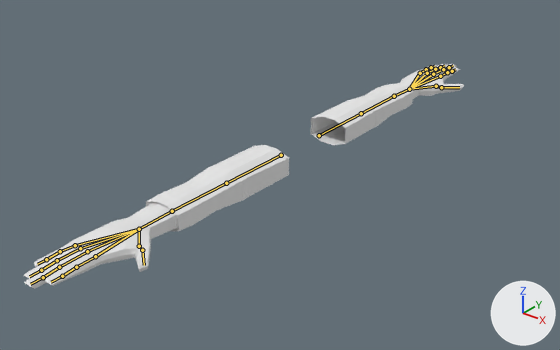
One commit to the Blender file GameResources/Meshes/PlayerArms/Player_Arms.blend: the scene before it, then after it.
Before and after are seen from a 50 mm camera at (8.22, -10.91, 5.98) aimed at (0.36, -1.08, -0.12). Arrows for +X, +Y and +Z are at lower right; the lights stay in place. The bones that bend it are drawn over the model as lines.
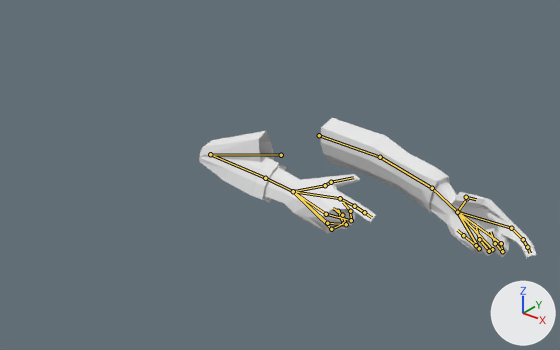
The newer file adds an action. The first version stands in its rest pose; the second is drawn at frame 1 of the action 'M14_Shot'.

Boxes (x1, y1, x2, y2) around the edits, measured in the pictures (560 x 350 px):
'Cube.001', posed (33% narrower, 28% shorter)
    before: (24, 145, 289, 289)
    after: (199, 131, 376, 234)
'Cube.002', posed (41% wider, 73% taller)
    before: (311, 64, 464, 145)
    after: (321, 118, 537, 259)
bone 'UpperArm.R', root to tip
    before: (281, 155) to (226, 183)
    after: (281, 155) to (210, 154)
bone 'LowArm.R', root to tip
    before: (226, 183) to (172, 211)
    after: (210, 154) to (265, 178)
bone 'Wrist.R', root to tip
    before: (172, 211) to (139, 229)
    after: (265, 178) to (293, 191)
bone 'Little1.R', root to tip
    before: (139, 229) to (75, 245)
    after: (293, 191) to (331, 229)
bone 'Little2.R', root to tip
    before: (75, 245) to (60, 251)
    after: (331, 229) to (343, 223)
bone 'Ring1.R', root to tip
    before: (139, 229) to (80, 248)
    after: (293, 191) to (327, 223)
bone 'Ring2.R', root to tip
    before: (80, 248) to (57, 260)
    after: (327, 223) to (346, 224)
bone 'Middle1.R', root to tip
    before: (139, 229) to (87, 251)
    after: (293, 191) to (326, 214)
bone 'Middle2.R', root to tip
    before: (87, 251) to (59, 267)
    after: (326, 214) to (351, 220)
bone 'Index2.R', root to tip
    before: (95, 256) to (76, 267)
    after: (340, 198) to (354, 206)
bone 'Thumb1.R', root to tip
    before: (139, 229) to (139, 246)
    after: (293, 191) to (325, 185)
bone 'UpperArm.L', root to tip
    before: (319, 135) to (361, 113)
    after: (319, 135) to (380, 157)
bone 'LowArm.L', root to tip
    before: (361, 113) to (394, 96)
    after: (380, 157) to (432, 188)
bone 'Wrist.L', root to tip
    before: (394, 96) to (409, 89)
    after: (432, 188) to (457, 212)
bone 'Little1.L', root to tip
    before: (409, 89) to (420, 73)
    after: (457, 212) to (479, 248)
bone 'Little2.L', root to tip
    before: (420, 73) to (426, 69)
    after: (479, 248) to (476, 245)
bone 'Ring1.L', root to tip
    before: (409, 89) to (427, 73)
    after: (457, 212) to (492, 249)
bone 'Ring2.L', root to tip
    before: (427, 73) to (435, 69)
    after: (492, 249) to (489, 251)
bone 'Middle1.L', root to tip
    before: (409, 89) to (433, 74)
    after: (457, 212) to (501, 243)
bone 'Middle2.L', root to tip
    before: (433, 74) to (443, 69)
    after: (501, 243) to (502, 251)
bone 'Index1.L', root to tip
    before: (409, 89) to (440, 76)
    after: (457, 212) to (511, 228)
bone 'Index2.L', root to tip
    before: (440, 76) to (447, 72)
    after: (511, 228) to (523, 239)
bone 'Thumb1.L', root to tip
    before: (409, 89) to (436, 86)
    after: (457, 212) to (467, 198)
bone 'Thumb2.L', root to tip
    before: (436, 86) to (441, 87)
    after: (467, 198) to (466, 197)

The edits, one by one:
Bone 'UpperArm.R' (bone_upperarm_r) turns from (0, 0, 0) to (-82, -17, 95) degrees about its own x, y and z.
Bone 'LowArm.R' (bone_lowarm_r) turns from (0, 0, 0) to (160, 41, 1) degrees about its own x, y and z.
Bone 'Wrist.R' (bone_wrist_r) turns from (0, 0, 0) to (-1, -1, -11) degrees about its own x, y and z.
Bone 'Little1.R' (bone_little1_r) turns from (0, 0, 0) to (-1, 0, 13) degrees about its own x, y and z.
Bone 'Little2.R' (bone_little2_r) turns from (0, 0, 0) to (44, -2, 66) degrees about its own x, y and z.
Bone 'Ring1.R' (bone_ring1_r) turns from (0, 0, 0) to (-7, -3, 1) degrees about its own x, y and z.
Bone 'Ring2.R' (bone_ring2_r) turns from (0, 0, 0) to (21, -3, 70) degrees about its own x, y and z.
Bone 'Middle1.R' (bone_middle1_r) turns from (0, 0, 0) to (-9, -10, -6) degrees about its own x, y and z.
Bone 'Middle2.R' (bone_middle2_r) turns from (0, 0, 0) to (22, 1, 69) degrees about its own x, y and z.
Bone 'Index2.R' (bone_index2_r) turns from (0, 0, 0) to (-4, -2, -4) degrees about its own x, y and z.
Bone 'Thumb1.R' (bone_thumb1_r) turns from (0, 0, 0) to (-14, 6, 14) degrees about its own x, y and z.
Bone 'UpperArm.L' (bone_upperarm_l) turns from (0, 0, 0) to (92, 5, -72) degrees about its own x, y and z.
Bone 'LowArm.L' (bone_lowarm_l) turns from (0, 0, 0) to (-2, -1, -11) degrees about its own x, y and z.
Bone 'Wrist.L' (bone_wrist_l) turns from (0, 0, 0) to (-5, -30, -4) degrees about its own x, y and z.
Bone 'Little1.L' (bone_little1_l) turns from (0, 0, 0) to (17, -18, -35) degrees about its own x, y and z.
Bone 'Little2.L' (bone_little2_l) turns from (0, 0, 0) to (-2, -4, -53) degrees about its own x, y and z.
Bone 'Ring1.L' (bone_ring1_l) turns from (0, 0, 0) to (8, 7, -15) degrees about its own x, y and z.
Bone 'Ring2.L' (bone_ring2_l) turns from (0, 0, 0) to (21, -11, -48) degrees about its own x, y and z.
Bone 'Middle1.L' (bone_middle1_l) turns from (0, 0, 0) to (4, 4, -8) degrees about its own x, y and z.
Bone 'Middle2.L' (bone_middle2_l) turns from (0, 0, 0) to (16, -15, -45) degrees about its own x, y and z.
Bone 'Index1.L' (bone_index1_l) turns from (0, 0, 0) to (9, -4, -2) degrees about its own x, y and z.
Bone 'Index2.L' (bone_index2_l) turns from (0, 0, 0) to (-5, -19, -11) degrees about its own x, y and z.
Bone 'Thumb1.L' (bone_thumb1_l) turns from (0, 0, 0) to (17, 39, -24) degrees about its own x, y and z.
Bone 'Thumb2.L' (bone_thumb2_l) turns from (0, 0, 0) to (-12, 8, -12) degrees about its own x, y and z.
